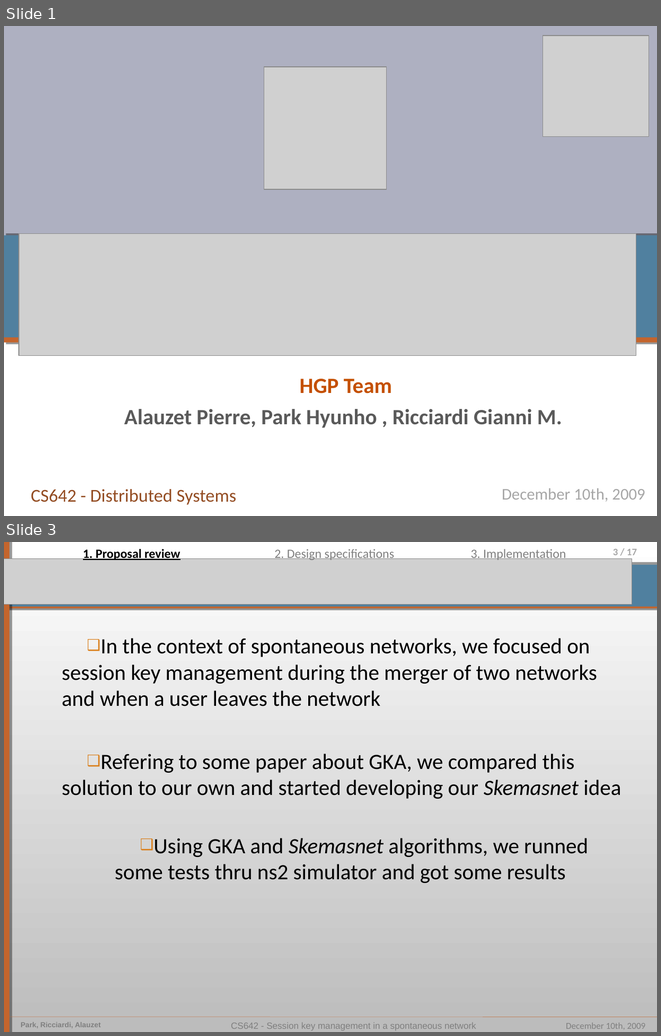
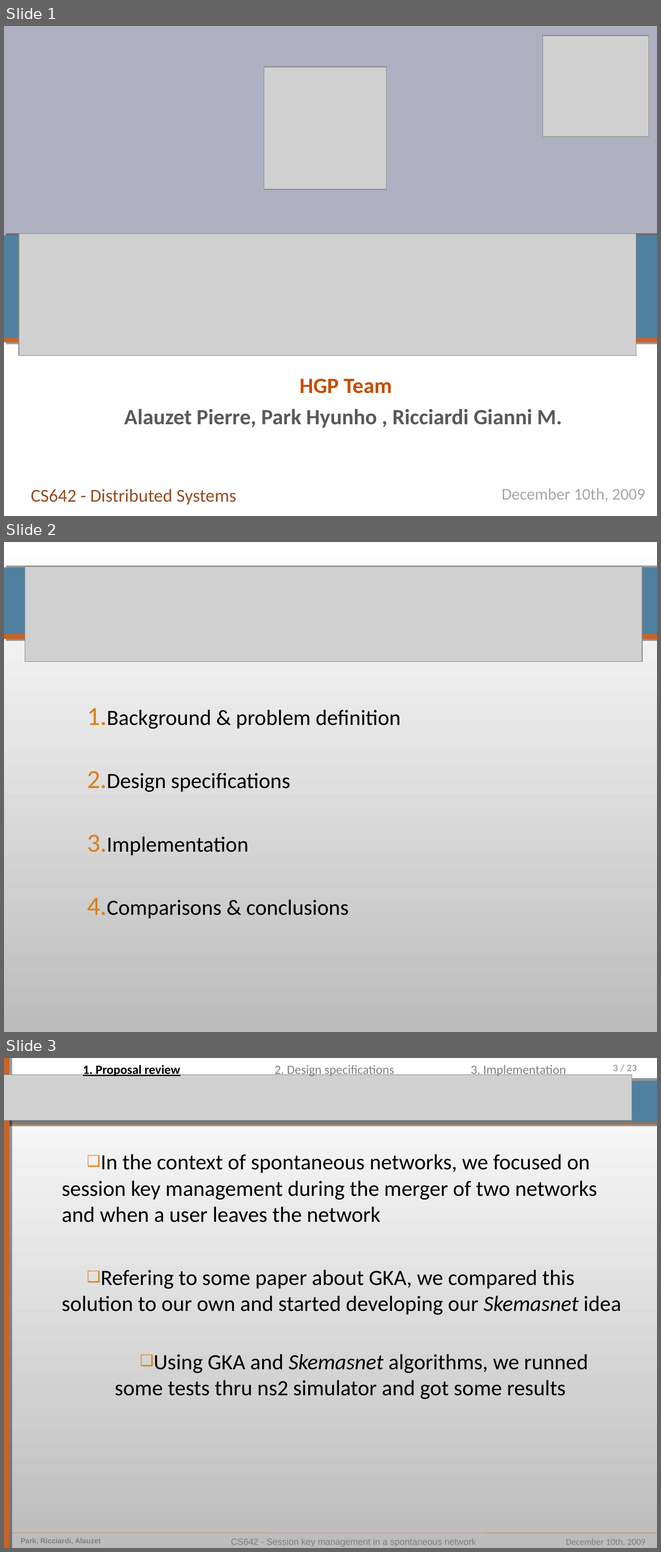
Before and after one commit to pierrealauzet/skemasnet, a slide deck: 4_implementation/CS642_Skemasnet_implementation.ppt. Shown one above the other, each under a label of ours: slides 1 and 3 before the commit, slides 1, 2 and 3 after it; the slides between them are not shown. The pictures are 661x1036 and 661x1552 pixels, drawn with LibreOffice and Linux fonts; fonts in the diff are those of the drawing; grey boxes stand for pictures. Boxes give left, top, right and bottom in pixels: in the first picture for what was removed or moved away, otherwise in the second. Text is boxed around its words. In the diff, an @@ line names an element or a change of style, - is before the commit and + after.

```diff
--- a/4_implementation/CS642_Skemasnet_implementation.ppt
+++ b/4_implementation/CS642_Skemasnet_implementation.ppt
@@ slide 2 added at <box>4,542,657,1032</box>, background gradient #BCBCBC to #FFFFFF @@
@@ rectangle added at <box>4,567,657,634</box>, fill #50809F @@
@@ picture added at <box>25,566,642,661</box> @@
@@ rectangle added at <box>4,634,657,640</box>, fill #C4652D @@
@@ text added at <box>107,709,400,918</box>, 24 pt, text #000000 @@
+1. Background & problem definition
+2. Design specifications
+3. Implementation
+4. Comparisons & conclusions
@@ page number at <box>613,1065,637,1071</box>: text changed @@
-3 / 17
+3 / 23
```
Also in this commit, not shown: 5 slides changed, 7 other slides added, 7 slides removed, 1 other file.
